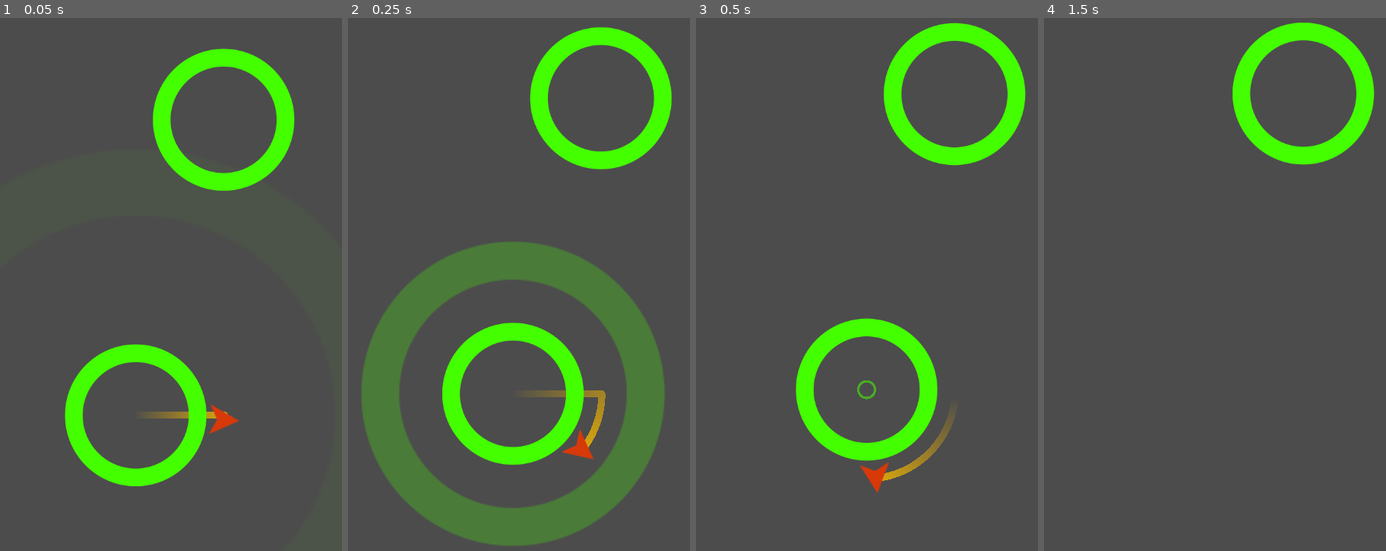
Above: before the commit, frames 1-4 (left to right).
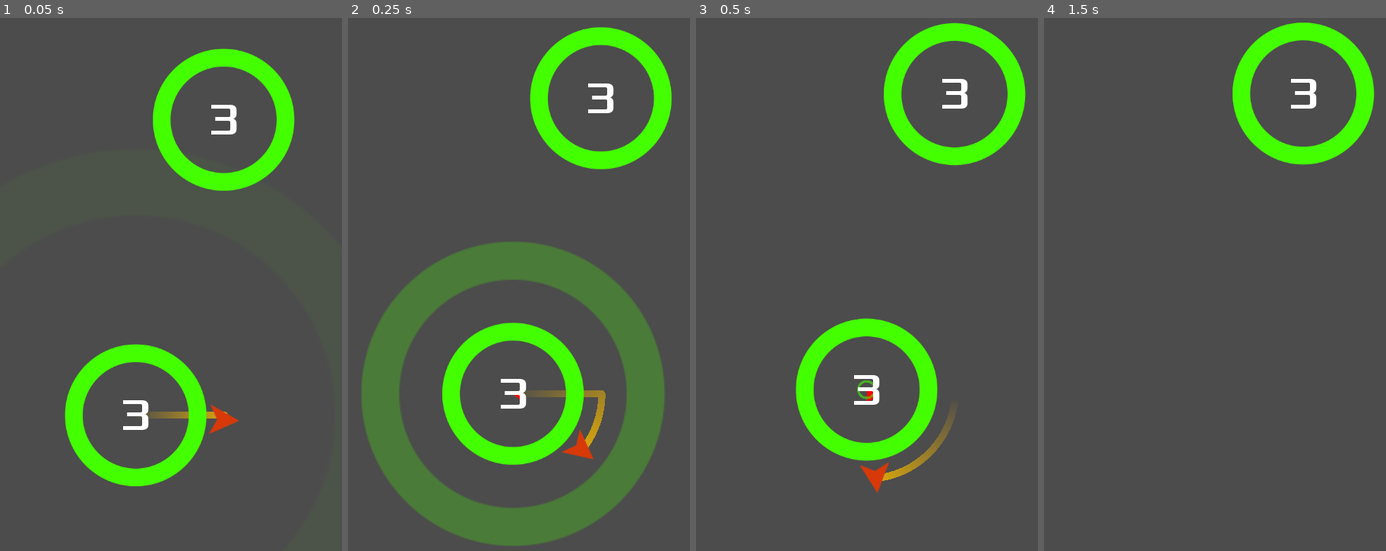
Above: after the commit, the same moments.

Repository: kidscancode/circle_jump
Game: Godot game, scene res://Main.tscn
Two runs of this game, one before a commit and one after it. Both use one fixed random seed, a clock stepped at 60 frames per second and the inputs below.
Inputs (mouse positions are in pixels of both pictures, inside the frame that each line leads up to):
- Up to frame 1 (0.05 s): no input
- Up to frame 2 (0.25 s): no input
- Up to frame 3 (0.5 s): no input
- Up to frame 4 (1.5 s): move the mouse to (1290, 215) at 0.52 s; click (1290, 215) at 0.67 s; move the mouse to (1146, 279) at 1.27 s; click (1146, 279) at 1.42 s

The runs differ from the first frame. In frame 1, 0.4% of the frame differs, in the area x 36-70%, y 16-78%; in frame 2, 0.4%; in frame 3, 0.5%, in the area x 46-80%, y 11-73%; in frame 4, 0.2%.

Commit message:
part 03 limited circles

Diff:
--- a/Main.gd
+++ b/Main.gd
@@ -28,5 +28,5 @@
 
 func _on_Jumper_captured(object):
 	$Camera2D.position = object.position
-	object.capture()
+	object.capture(player)
 	call_deferred("spawn_circle")
--- a/objects/Circle.gd
+++ b/objects/Circle.gd
@@ -2,10 +2,18 @@
 
 onready var orbit_position = $Pivot/OrbitPosition
 
+enum MODES {STATIC, LIMITED}
+
 var radius = 100
 var rotation_speed = PI
+var mode = MODES.STATIC
+var num_orbits = 3
+var current_orbits = 0
+var orbit_start = null
+var jumper = null
 
-func init(_position, _radius=radius):
+func init(_position, _radius=radius, _mode=MODES.LIMITED):
+	set_mode(_mode)
 	position = _position
 	radius = _radius
 	$CollisionShape2D.shape = $CollisionShape2D.shape.duplicate()
@@ -15,13 +23,56 @@
 	orbit_position.position.x = radius + 25
 	rotation_speed *= pow(-1, randi() % 2)
 
+func set_mode(_mode):
+	mode = _mode
+	match mode:
+		MODES.STATIC:
+			$Label.hide()
+		MODES.LIMITED:
+			current_orbits = num_orbits
+			$Label.text = str(current_orbits)
+			$Label.show()
+
 func _process(delta):
 	$Pivot.rotation += rotation_speed * delta
+	if mode == MODES.LIMITED and jumper:
+		check_orbits()
+		update()
+
+func check_orbits():
+	if abs($Pivot.rotation - orbit_start) > 2 * PI:
+		current_orbits -= 1
+		$Label.text = str(current_orbits)
+		if current_orbits <= 0:
+			jumper.die()
+			jumper = null
+			implode()
+		orbit_start = $Pivot.rotation
 
 func implode():
 	$AnimationPlayer.play("implode")
 	yield($AnimationPlayer, "animation_finished")
 	queue_free()
 
-func capture():
+func capture(target):
+	jumper = target
 	$AnimationPlayer.play("capture")
+	$Pivot.rotation = (jumper.position - position).angle()
+	orbit_start = $Pivot.rotation
+
+func _draw():
+	if jumper:
+		var r = ((radius - 50) / num_orbits) * (1 + num_orbits - current_orbits)
+		draw_circle_arc_poly(Vector2.ZERO, r, orbit_start + PI/2,
+							$Pivot.rotation + PI/2, Color(1, 0, 0))
+
+func draw_circle_arc_poly(center, radius, angle_from, angle_to, color):
+	var nb_points = 32
+	var points_arc = PoolVector2Array()
+	points_arc.push_back(center)
+	var colors = PoolColorArray([color])
+
+	for i in range(nb_points + 1):
+		var angle_point = angle_from + i * (angle_to - angle_from) / nb_points - PI/2
+		points_arc.push_back(center + Vector2(cos(angle_point), sin(angle_point)) * radius)
+	draw_polygon(points_arc, colors)
--- a/objects/Circle.tscn
+++ b/objects/Circle.tscn
@@ -1,8 +1,9 @@
-[gd_scene load_steps=8 format=2]
+[gd_scene load_steps=10 format=2]
 
 [ext_resource path="res://objects/Circle.gd" type="Script" id=1]
 [ext_resource path="res://objects/color.shader" type="Shader" id=2]
 [ext_resource path="res://assets/images/circle1_n.png" type="Texture" id=3]
+[ext_resource path="res://assets/fonts/Xolonium-Regular.ttf" type="DynamicFontData" id=4]
 
 [sub_resource type="ShaderMaterial" id=1]
 shader = ExtResource( 2 )
@@ -52,8 +53,7 @@
 "values": [ Color( 1, 1, 1, 0 ), Color( 1, 1, 1, 0.560784 ) ]
 }
 
-[sub_resource type="Animation" id=3]
-resource_name = "implode"
+[sub_resource type="Animation" id=4]
 length = 0.4
 tracks/0/type = "value"
 tracks/0/path = NodePath(".:scale")
@@ -80,6 +80,10 @@
 "values": [ Color( 1, 1, 1, 1 ), Color( 1, 1, 1, 0 ) ]
 }
 
+[sub_resource type="DynamicFont" id=5]
+size = 64
+font_data = ExtResource( 4 )
+
 [node name="Circle" type="Area2D"]
 script = ExtResource( 1 )
 
@@ -101,5 +105,19 @@
 [node name="OrbitPosition" type="Position2D" parent="Pivot"]
 
 [node name="AnimationPlayer" type="AnimationPlayer" parent="."]
-anims/capture = SubResource( 4 )
-anims/implode = SubResource( 3 )
+anims/capture = SubResource( 3 )
+anims/implode = SubResource( 4 )
+
+[node name="Label" type="Label" parent="."]
+anchor_left = 0.5
+anchor_top = 0.5
+anchor_right = 0.5
+anchor_bottom = 0.5
+margin_left = -22.5
+margin_top = -39.0
+margin_right = 22.5
+margin_bottom = 39.0
+custom_fonts/font = SubResource( 5 )
+text = "1"
+align = 1
+valign = 1
--- a/objects/Jumper.gd
+++ b/objects/Jumper.gd
@@ -20,7 +20,6 @@
 
 func _on_Jumper_area_entered(area):
 	target = area
-	target.get_node("Pivot").rotation = (position - target.position).angle()
 	velocity = Vector2.ZERO
 	emit_signal("captured", area)
 
@@ -33,3 +32,11 @@
 		transform = target.orbit_position.global_transform
 	else:
 		position += velocity * delta
+
+func die():
+	target = null
+	queue_free()
+
+func _on_VisibilityNotifier2D_screen_exited():
+	if !target:
+		die()
--- a/objects/Jumper.tscn
+++ b/objects/Jumper.tscn
@@ -36,3 +36,4 @@
 end_cap_mode = 2
 
 [connection signal="area_entered" from="." to="." method="_on_Jumper_area_entered"]
+[connection signal="screen_exited" from="VisibilityNotifier2D" to="." method="_on_VisibilityNotifier2D_screen_exited"]
Not shown: 1 places in objects/Circle.tscn that only renumber resources
